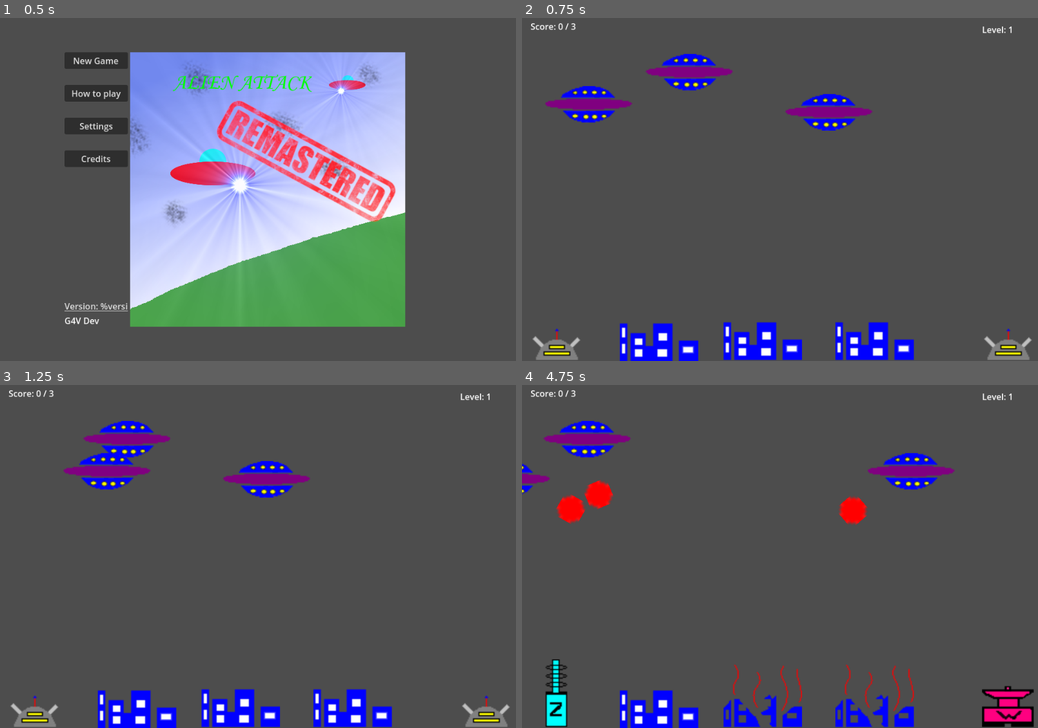
Above: before the commit, frames 1-4 (two rows, left to right).
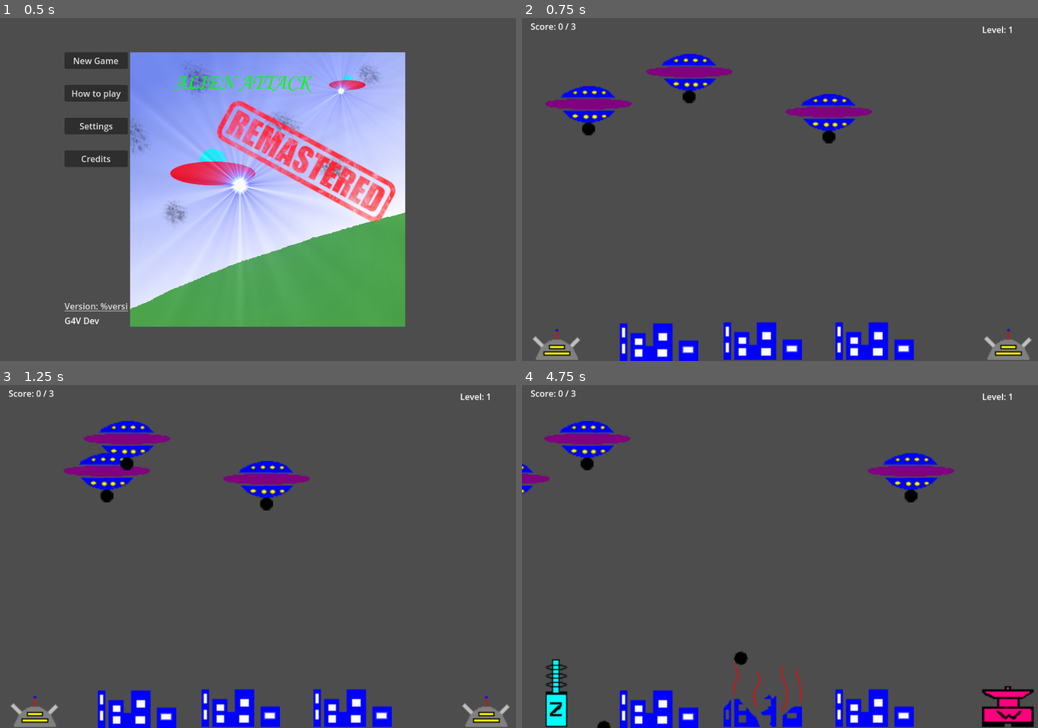
Above: after the commit, the same moments.

Repository: halkeye/AlienAttackGodot
Game: Godot game, scene res://scenes/menus/main_menu.tscn
Same seed, same stepped clock (60 frames per second), same inputs: the game is played once before the commit and once after it.
Inputs (mouse positions are in pixels of both pictures, inside the frame that each line leads up to):
- Up to frame 1 (0.5 s): no input
- Up to frame 2 (0.75 s): click "New Game" at 0.5 s
- Up to frame 3 (1.25 s): no input
- Up to frame 4 (4.75 s): click (558, 693) at 1.25 s; click (1007, 693) at 2 s; click (558, 693) at 2.75 s; click (1007, 693) at 3.5 s; click (558, 693) at 4.25 s

Frame 1 is identical in both runs. In frame 2, 0.2% of the frame differs, in the area x 11-61%, y 21-37%; in frame 3, 0.2%; in frame 4, 2.1%, in the area x 6-77%, y 21-100%.

Commit message:
Switch to new bullet scenes so they can be seperaterately defined

Diff:
--- a/scenes/bullet.gd
+++ b/scenes/bullets/bullet.gd
@@ -4,28 +4,37 @@
 @export var damage: int = 1
 @export var speed: int = 750
 @export var destroy_on_hit := true
+@export var shader_material : ShaderMaterial = null
 
 var velocity: Vector2 = Vector2.ZERO
+var _started = false
 
 func _ready():
 	pass
 
 func _process(delta):
+	if $Bullet.material != shader_material:
+		$Bullet.material = shader_material
 	position += velocity * delta
 
 func start(start_pos: Vector2, target_pos: Vector2):
 	var dir = (target_pos - start_pos).angle()
 	rotation = dir
-	position = start_pos
+	global_position = start_pos
 	velocity = Vector2(speed, 0).rotated(rotation)
+	_started = true
 
 func _on_visible_on_screen_notifier_2d_screen_exited():
-	queue_free()
+	if _started:
+		queue_free()
 
 func _to_string():
 	return "<Bullet position="+str(position)+" velocity="+str(velocity)+" rotation="+str(rotation)+">"
 
 func _on_area_entered(area):
+	if !_started:
+		return
+
 	var hit_something = false
 	if area.has_method("damage"):
 		hit_something = area.damage(damage)
--- a/scenes/bullet.tscn
+++ b/scenes/bullets/bullet.tscn
@@ -1,7 +1,7 @@
 [gd_scene load_steps=4 format=3 uid="uid://c1sg61qpco36d"]
 
 [ext_resource type="Texture2D" uid="uid://l4wxq3lxuvcr" path="res://sprites/Bullet.PNG" id="1_3bvqv"]
-[ext_resource type="Script" path="res://scenes/bullet.gd" id="1_ddio3"]
+[ext_resource type="Script" path="res://scenes/bullets/bullet.gd" id="1_ddio3"]
 
 [sub_resource type="CircleShape2D" id="CircleShape2D_eh6la"]
 radius = 24.0
--- /dev/null
+++ b/scenes/bullets/bullet_basic.gd
@@ -0,0 +1,15 @@
+extends Node2D
+class_name BulletBasic
+
+@onready var bullet = $bullet
+
+func start(start_pos: Vector2, target_pos: Vector2):
+	$bullet.start(start_pos, target_pos)
+	$BasicGunSoundPlayer.play()
+
+func _to_string():
+	return "<BulletBasic position="+str($bullet.position)+" velocity="+str($bullet.velocity)+" rotation="+str($bullet.rotation)+">"
+
+func _on_child_exiting_tree(node):
+	if node == bullet:
+		queue_free()
--- /dev/null
+++ b/scenes/bullets/bullet_basic.tscn
@@ -0,0 +1,19 @@
+[gd_scene load_steps=4 format=3 uid="uid://y71fq1qlw0hw"]
+
+[ext_resource type="Script" path="res://scenes/bullets/bullet_basic.gd" id="1_d1lea"]
+[ext_resource type="PackedScene" uid="uid://c1sg61qpco36d" path="res://scenes/bullets/bullet.tscn" id="2_vq4hq"]
+[ext_resource type="AudioStream" uid="uid://i661pmlw30p0" path="res://sounds/184651__isaac200000__cannon5.wav" id="3_jrpiy"]
+
+[node name="BulletBasic" type="Node2D"]
+script = ExtResource("1_d1lea")
+
+[node name="bullet" parent="." instance=ExtResource("2_vq4hq")]
+speed = 350
+destroy_on_hit = false
+
+[node name="BasicGunSoundPlayer" type="AudioStreamPlayer" parent="."]
+stream = ExtResource("3_jrpiy")
+volume_db = 0.25
+bus = &"SFX"
+
+[connection signal="child_exiting_tree" from="." to="." method="_on_child_exiting_tree"]
--- /dev/null
+++ b/scenes/bullets/bullet_fire.gdshader
@@ -0,0 +1,35 @@
+/*
+Original shader from Fubucci – https://www.febucci.com/2019/05/fire-shader/
+Converted to Godot Shader Language by Godot Shaders - godotshaders.com/shader/2D-fire/
+*/
+
+shader_type canvas_item;
+
+uniform sampler2D noise_tex;
+uniform sampler2D gradient_tex;
+
+uniform vec4 brighter_color : source_color = vec4(1.0, 0.8, 0.0, 1.0);
+uniform vec4 middle_color : source_color  = vec4(1.0, 0.56, 0.0, 1.0);
+uniform vec4 darker_color : source_color  = vec4(0.64, 0.2, 0.05, 1.0);
+
+uniform float spread : hint_range(0.0, 1.0) = 0.5;
+
+void fragment()
+{
+	float noise_value = texture(noise_tex, UV + vec2(0.0, TIME)).x;
+	// The .yx swizzle is when using the built in horizontal gradient texture. If you have a vertical gradient texture remove .yx
+	float gradient_value = texture(gradient_tex, UV.yx).x;
+
+	gradient_value -= smoothstep(spread, spread + 0.5, length(UV + vec2(-0.5, -0.5)) / spread);
+
+	float step1 = step(noise_value, gradient_value);
+	float step2 = step(noise_value, gradient_value - 0.2);
+	float step3 = step(noise_value, gradient_value - 0.4);
+
+	vec3 bd_color = mix(brighter_color.rgb, darker_color.rgb, step1 - step2);
+
+	vec4 color = vec4(bd_color, step1);
+	color.rgb = mix(color.rgb, middle_color.rgb, step2 - step3);
+
+	COLOR = color;
+}
--- /dev/null
+++ b/scenes/bullets/bullet_firestorm.gd
@@ -0,0 +1,16 @@
+extends Node2D
+class_name BulletFirestorm
+
+@onready var bullet = $bullet
+
+func start(start_pos: Vector2, target_pos: Vector2):
+	$bullet.start(start_pos, target_pos)
+	$Player.seek(0.0)
+	$Player.play()
+
+func _to_string():
+	return "<BulletFirestorm position="+str($bullet.position)+" velocity="+str($bullet.velocity)+" rotation="+str($bullet.rotation)+">"
+
+func _on_child_exiting_tree(node):
+	if node == bullet:
+		queue_free()
--- /dev/null
+++ b/scenes/bullets/bullet_firestorm.gdshader
@@ -0,0 +1,13 @@
+shader_type canvas_item;
+
+uniform vec4 NEWCOLOR: source_color;
+
+void fragment() {
+	// Called for every pixel the material is visible on.
+	vec4 old_color = texture(TEXTURE, UV);
+	if (old_color.a != 0.0) {
+		COLOR = NEWCOLOR;
+	} else {
+		COLOR = old_color;
+	}
+}
--- /dev/null
+++ b/scenes/bullets/bullet_firestorm.tscn
@@ -0,0 +1,31 @@
+[gd_scene load_steps=8 format=3 uid="uid://ck5m0limdgf44"]
+
+[ext_resource type="Script" path="res://scenes/bullets/bullet_firestorm.gd" id="1_73df5"]
+[ext_resource type="PackedScene" uid="uid://c1sg61qpco36d" path="res://scenes/bullets/bullet.tscn" id="2_p7y0n"]
+[ext_resource type="Shader" path="res://scenes/bullets/bullet_fire.gdshader" id="3_a3w0u"]
+[ext_resource type="AudioStream" uid="uid://dac77vj3twtey" path="res://sounds/267887__wjl__short-fireball-woosh.mp3" id="4_4cc8u"]
+
+[sub_resource type="NoiseTexture2D" id="NoiseTexture2D_tsiho"]
+
+[sub_resource type="NoiseTexture2D" id="NoiseTexture2D_3mh8r"]
+
+[sub_resource type="ShaderMaterial" id="ShaderMaterial_nw0kp"]
+shader = ExtResource("3_a3w0u")
+shader_parameter/brighter_color = Color(1, 0.8, 0, 1)
+shader_parameter/middle_color = Color(1, 0.56, 0, 1)
+shader_parameter/darker_color = Color(0.64, 0.2, 0.05, 1)
+shader_parameter/spread = 0.5
+shader_parameter/noise_tex = SubResource("NoiseTexture2D_3mh8r")
+shader_parameter/gradient_tex = SubResource("NoiseTexture2D_tsiho")
+
+[node name="BulletFirestorm" type="Node2D"]
+script = ExtResource("1_73df5")
+
+[node name="Player" type="AudioStreamPlayer2D" parent="."]
+stream = ExtResource("4_4cc8u")
+bus = &"SFX"
+
+[node name="bullet" parent="." instance=ExtResource("2_p7y0n")]
+shader_material = SubResource("ShaderMaterial_nw0kp")
+
+[connection signal="child_exiting_tree" from="." to="." method="_on_child_exiting_tree"]
--- a/scenes/bullet_expanding.gd
+++ b/scenes/bullets/bullet_widearea.gd
@@ -1,5 +1,7 @@
-extends Node
-class_name BulletExpanding
+extends Node2D
+class_name BulletWideArea
+
+@onready var bullet = $bullet
 
 var _target_pos: Vector2 = Vector2.ZERO
 
@@ -8,7 +10,7 @@
 	$bullet.start(start_pos, target_pos)
 
 func _to_string():
-	return "<BulletExpanding position="+str($bullet.position)+" velocity="+str($bullet.velocity)+" rotation="+str($bullet.rotation)+">"
+	return "<BulletWideArea position="+str($bullet.position)+" velocity="+str($bullet.velocity)+" rotation="+str($bullet.rotation)+">"
 
 func _process(delta):
 	if !$bullet:
@@ -22,3 +24,7 @@
 		if average_diff <= delta*$bullet.speed:
 			$bullet.velocity = Vector2.ZERO
 			$AnimationPlayer.play("grow")
+
+func _on_child_exiting_tree(node):
+	if node == bullet:
+		queue_free()
--- a/scenes/bullet_expanding.tscn
+++ b/scenes/bullets/bullet_widearea.tscn
@@ -1,7 +1,7 @@
 [gd_scene load_steps=5 format=3 uid="uid://6hhn2l6jjm2r"]
 
-[ext_resource type="Script" path="res://scenes/bullet_expanding.gd" id="1_5jwo1"]
-[ext_resource type="PackedScene" uid="uid://c1sg61qpco36d" path="res://scenes/bullet.tscn" id="2_sgkl2"]
+[ext_resource type="Script" path="res://scenes/bullets/bullet_widearea.gd" id="1_mxsrj"]
+[ext_resource type="PackedScene" uid="uid://c1sg61qpco36d" path="res://scenes/bullets/bullet.tscn" id="2_n64qm"]
 
 [sub_resource type="Animation" id="Animation_cs34p"]
 resource_name = "grow"
@@ -38,14 +38,16 @@
 "grow": SubResource("Animation_cs34p")
 }
 
-[node name="BulletExpanding" type="Node"]
-script = ExtResource("1_5jwo1")
+[node name="BulletWideArea" type="Node2D"]
+script = ExtResource("1_mxsrj")
 
 [node name="AnimationPlayer" type="AnimationPlayer" parent="."]
 libraries = {
 "": SubResource("AnimationLibrary_6bpjw")
 }
 
-[node name="bullet" parent="." instance=ExtResource("2_sgkl2")]
+[node name="bullet" parent="." instance=ExtResource("2_n64qm")]
 speed = 350
 destroy_on_hit = false
+
+[connection signal="child_exiting_tree" from="." to="." method="_on_child_exiting_tree"]
--- /dev/null
+++ b/scenes/bullets/bullet_zapper.gd
@@ -0,0 +1,17 @@
+extends Node2D
+class_name BulletZapper
+
+func start(start_pos: Vector2, target_pos: Vector2):
+	global_position = target_pos
+	$LightningGenerator.generate(get_parent(), start_pos, target_pos)
+	$LightingSoundPlayer.seek(0.0)
+	$LightingSoundPlayer.play()
+
+func _to_string():
+	return "<BulletFirestorm position="+str($bullet.position)+" velocity="+str($bullet.velocity)+" rotation="+str($bullet.rotation)+">"
+
+func _on_lightning_generator_lightning_done():
+	for area in $Area2D.get_overlapping_areas():
+		if area is UFO:
+			area.damage(1000)
+	queue_free()
--- /dev/null
+++ b/scenes/bullets/bullet_zapper.tscn
@@ -0,0 +1,26 @@
+[gd_scene load_steps=5 format=3 uid="uid://gnd0x7lfeo0c"]
+
+[ext_resource type="Script" path="res://scenes/bullets/bullet_zapper.gd" id="1_fgqxt"]
+[ext_resource type="PackedScene" uid="uid://7uny7jhti6ok" path="res://scenes/components/lightning_generator.tscn" id="3_tvhrn"]
+[ext_resource type="AudioStream" uid="uid://hnrp0gxq6hss" path="res://sounds/143565__yvessch__zap.mp3" id="4_34e2b"]
+
+[sub_resource type="CircleShape2D" id="CircleShape2D_kr4kh"]
+
+[node name="BulletZapper" type="Node2D"]
+script = ExtResource("1_fgqxt")
+
+[node name="LightningGenerator" parent="." instance=ExtResource("3_tvhrn")]
+
+[node name="LightingSoundPlayer" type="AudioStreamPlayer" parent="."]
+stream = ExtResource("4_34e2b")
+pitch_scale = 3.0
+bus = &"SFX"
+
+[node name="Area2D" type="Area2D" parent="."]
+collision_layer = 2
+collision_mask = 2
+
+[node name="CollisionShape2D" type="CollisionShape2D" parent="Area2D"]
+shape = SubResource("CircleShape2D_kr4kh")
+
+[connection signal="lightning_done" from="LightningGenerator" to="." method="_on_lightning_generator_lightning_done"]
--- /dev/null
+++ b/scenes/test/test_weapons.tscn
@@ -0,0 +1,11 @@
+[gd_scene load_steps=2 format=3 uid="uid://c7kkk0opd731t"]
+
+[ext_resource type="PackedScene" uid="uid://bqlch05ol3ig3" path="res://scenes/weapon.tscn" id="1_m32jc"]
+
+[node name="TestWeapons" type="Node2D"]
+
+[node name="Weapon" parent="." instance=ExtResource("1_m32jc")]
+offset_left = 551.0
+offset_top = 577.0
+offset_right = 599.0
+offset_bottom = 640.0
--- a/scenes/ufo.tscn
+++ b/scenes/ufo.tscn
@@ -6,6 +6,7 @@
 [ext_resource type="Texture2D" uid="uid://dutnfcox0gryp" path="res://sprites/ufo/exploded.png" id="4_a3rep"]
 [ext_resource type="Texture2D" uid="uid://bwh7ovltugoyo" path="res://sprites/ufo/zapped.png" id="5_2u2yt"]
 [ext_resource type="Script" path="res://scripts/components/health_component.gd" id="6_wrrg7"]
+[ext_resource type="PackedScene" uid="uid://c1sg61qpco36d" path="res://scenes/bullets/bullet.tscn" id="7_7wg5s"]
 
 [sub_resource type="CapsuleShape2D" id="CapsuleShape2D_12iq2"]
 radius = 17.0
@@ -49,6 +50,11 @@
 unique_name_in_owner = true
 script = ExtResource("6_wrrg7")
 
+[node name="bullet" parent="." instance=ExtResource("7_7wg5s")]
+modulate = Color(0, 1, 0, 1)
+position = Vector2(0, 23)
+scale = Vector2(0.25, 0.25)
+
 [connection signal="area_entered" from="." to="." method="_on_area_entered"]
 [connection signal="screen_exited" from="VisibleOnScreenNotifier2D" to="." method="_on_visible_on_screen_notifier_2d_screen_exited"]
 [connection signal="timeout" from="UFOFireTimer" to="." method="_on_ufo_fire_timer_timeout"]
--- a/scenes/weapon.tscn
+++ b/scenes/weapon.tscn
@@ -2,10 +2,10 @@
 
 [ext_resource type="Script" path="res://scripts/weapon.gd" id="1_vchuq"]
 [ext_resource type="Texture2D" uid="uid://ciao30641xgpe" path="res://sprites/weapons/Basic Gun.png" id="1_y6p8q"]
-[ext_resource type="PackedScene" uid="uid://7uny7jhti6ok" path="res://scenes/components/lightning_generator.tscn" id="3_p4e0m"]
-[ext_resource type="AudioStream" uid="uid://hnrp0gxq6hss" path="res://sounds/143565__yvessch__zap.mp3" id="4_8fnb4"]
-[ext_resource type="AudioStream" uid="uid://i661pmlw30p0" path="res://sounds/184651__isaac200000__cannon5.wav" id="5_rowje"]
-[ext_resource type="AudioStream" uid="uid://dac77vj3twtey" path="res://sounds/267887__wjl__short-fireball-woosh.mp3" id="6_fnx42"]
+[ext_resource type="PackedScene" uid="uid://ck5m0limdgf44" path="res://scenes/bullets/bullet_firestorm.tscn" id="4_i06km"]
+[ext_resource type="PackedScene" uid="uid://6hhn2l6jjm2r" path="res://scenes/bullets/bullet_widearea.tscn" id="5_hwrd8"]
+[ext_resource type="PackedScene" uid="uid://y71fq1qlw0hw" path="res://scenes/bullets/bullet_basic.tscn" id="6_q5wux"]
+[ext_resource type="PackedScene" uid="uid://gnd0x7lfeo0c" path="res://scenes/bullets/bullet_zapper.tscn" id="8_dorep"]
 
 [node name="Weapon" type="TextureButton"]
 offset_left = -24.0
@@ -17,23 +17,18 @@
 texture_normal = ExtResource("1_y6p8q")
 script = ExtResource("1_vchuq")
 
-[node name="LightningGenerator" parent="." instance=ExtResource("3_p4e0m")]
+[node name="BulletZapper" parent="." instance=ExtResource("8_dorep")]
+visible = false
+position = Vector2(24, 53)
 
-[node name="LightingSoundPlayer" type="AudioStreamPlayer" parent="."]
-stream = ExtResource("4_8fnb4")
-pitch_scale = 3.0
-bus = &"SFX"
+[node name="BulletFirestorm" parent="." instance=ExtResource("4_i06km")]
+visible = false
 
-[node name="BasicGunSoundPlayer" type="AudioStreamPlayer" parent="."]
-stream = ExtResource("5_rowje")
-volume_db = 0.25
-bus = &"SFX"
+[node name="BulletWideArea" parent="." instance=ExtResource("5_hwrd8")]
+visible = false
 
-[node name="WideAreaSoundPlayer" type="AudioStreamPlayer" parent="."]
-bus = &"SFX"
+[node name="BulletBasic" parent="." instance=ExtResource("6_q5wux")]
+visible = false
 
-[node name="FirestormSoundPlayer" type="AudioStreamPlayer" parent="."]
-stream = ExtResource("6_fnx42")
-bus = &"SFX"
-
+[connection signal="child_exiting_tree" from="." to="." method="_on_child_exiting_tree"]
 [connection signal="gui_input" from="." to="." method="_on_gui_input"]
--- a/scripts/main.gd
+++ b/scripts/main.gd
@@ -43,16 +43,6 @@
 	if levelLabel:
 		levelLabel.values = [level]
 
-func _unhandled_input(event):
-	if event is InputEventMouseButton:
-		if event.button_index == MOUSE_BUTTON_LEFT:
-			if event.pressed:
-				var mouse_position = get_global_mouse_position()
-				get_tree().call_group("weapons", "fire", mouse_position)
-
-	if event.is_action_pressed("weapon_switch"):
-		get_tree().call_group("weapons", "next_weapon")
-
 func _on_ufo_health_depleted(_ufo: UFO):
 	score += 1
 	var all_ufos = get_tree().get_nodes_in_group("ufos")
--- a/scripts/ufo.gd
+++ b/scripts/ufo.gd
@@ -3,7 +3,6 @@
 
 @onready var screensize = get_viewport_rect().size
 
-var bullet_scene = preload("res://scenes/bullet.tscn")
 @onready var health_component : HealthComponent = %HealthComponent
 
 signal health_depleted(ufo: UFO)
@@ -43,17 +42,19 @@
 	if health_component.is_dead():
 		return
 
-	var bullet = bullet_scene.instantiate() as Bullet
+	var bullet = $bullet.duplicate() as Bullet
 	var starting_pos = $".".global_position
 	bullet.set_collision_mask(1 << 2)
 	bullet.start(starting_pos, pos)
-	get_tree().root.add_child(bullet)
+	bullet.show()
+	add_child(bullet)
 	return bullet
 
 func reverse():
 	speed = -1 * speed
 	velocity = Vector2(speed, 0)
 	if health_component.is_dead():
+		$UFOFireTimer.stop()
 		queue_free()
 
 func set_on_fire():
--- a/scripts/weapon.gd
+++ b/scripts/weapon.gd
@@ -8,21 +8,27 @@
 }
 @export var gun_type: GunType = GunType.BASIC : set=set_gun_type
 
+var bullet = null
+
 var basic_gun_image = preload("res://sprites/weapons/Basic Gun.png")
 var firestorm_gun_image = preload("res://sprites/weapons/firestormgun.png")
 var widearea_gun_image = preload("res://sprites/weapons/wideareagun.png")
 var zapper_gun_image = preload("res://sprites/weapons/zappergun.png")
 
-var bullet_scene = preload("res://scenes/bullet.tscn")
-var bullet_expanding_scene = preload("res://scenes/bullet_expanding.tscn")
+func _unhandled_input(event):
+	if event.is_action_pressed("weapon_switch"):
+		next_weapon()
 
-# Called when the node enters the scene tree for the first time.
-func _ready():
-	pass # Replace with function body.
+	if event is InputEventMouseButton:
+		if event.button_index == MOUSE_BUTTON_LEFT:
+			if event.pressed:
+				fire(get_global_mouse_position())
 
-# Called every frame. 'delta' is the elapsed time since the previous frame.
-func _process(_delta):
-	pass
+func _on_gui_input(event):
+	if event is InputEventMouseButton:
+		if event.button_index == MOUSE_BUTTON_LEFT:
+			if event.pressed:
+				next_weapon()
 
 func set_gun_type(type):
 	if type == GunType.BASIC:
@@ -36,43 +42,25 @@
 	gun_type = type
 
 func fire(target_pos: Vector2) -> void:
-	if is_fireing():
+	if bullet != null:
 		# can't fire while firing
 		return
 
 	var start_pos = $".".global_position
-	var bullet = bullet_scene.instantiate() # FIXME
 
 	if gun_type == GunType.ZAPPER:
-		var generator = $LightningGenerator.duplicate()
-		var on_done = func():
-			if bullet != null: # no collision
-				bullet.call_deferred("queue_free")
-		generator.lightning_done.connect(on_done)
-		generator.generate(get_parent(), start_pos, target_pos)
-		# create the bullet
-		bullet.position = target_pos
-		bullet.visible = false
-		get_parent().add_child(bullet)
-		$LightingSoundPlayer.seek(0.0)
-		$LightingSoundPlayer.play()
-		return
+		bullet = $BulletZapper.duplicate()
 	if gun_type == GunType.BASIC:
-		$BasicGunSoundPlayer.seek(0.0)
-		$BasicGunSoundPlayer.play()
+		bullet = $BulletBasic.duplicate()
 	if gun_type == GunType.FIRESTORM:
-		$FirestormSoundPlayer.seek(0.0)
-		$FirestormSoundPlayer.play()
+		bullet = $BulletFirestorm.duplicate()
 	if gun_type == GunType.WIDEAREA:
-		$WideAreaSoundPlayer.seek(0.0)
-		$WideAreaSoundPlayer.play()
-		bullet = bullet_expanding_scene.instantiate()
+		bullet = $BulletWideArea.duplicate()
 
+	bullet.global_position = start_pos
+	bullet.show()
+	get_parent().add_child(bullet)
 	bullet.start(start_pos, target_pos)
-	get_parent().add_child(bullet)
-
-func is_fireing() -> bool:
-	return $LightingSoundPlayer.playing || $BasicGunSoundPlayer.playing ||$WideAreaSoundPlayer.playing || $FirestormSoundPlayer.playing
 
 func next_weapon():
 	if gun_type == GunType.BASIC:
@@ -84,8 +72,6 @@
 	elif gun_type == GunType.ZAPPER:
 		gun_type = GunType.BASIC
 
-func _on_gui_input(event):
-	if event is InputEventMouseButton:
-		if event.button_index == MOUSE_BUTTON_LEFT:
-			if event.pressed:
-				next_weapon()
+func _on_child_exiting_tree(node):
+	if node == bullet:
+		bullet = null
Not shown: 1 places in scenes/ufo.tscn that only renumber resources
